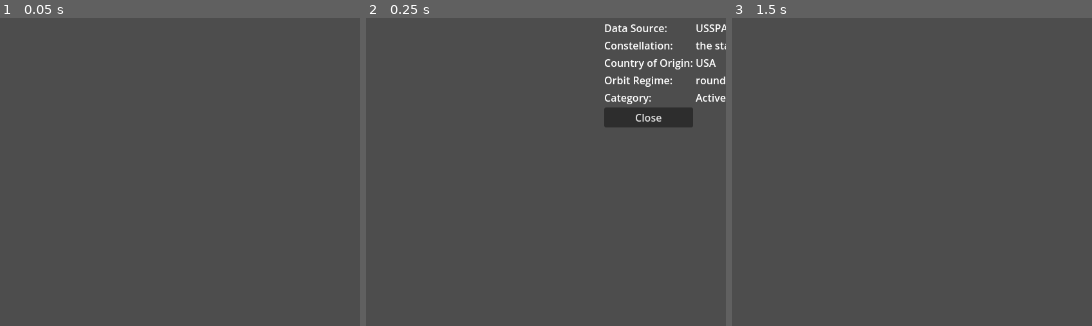
Above: before the commit, frames 1-3 (left to right).
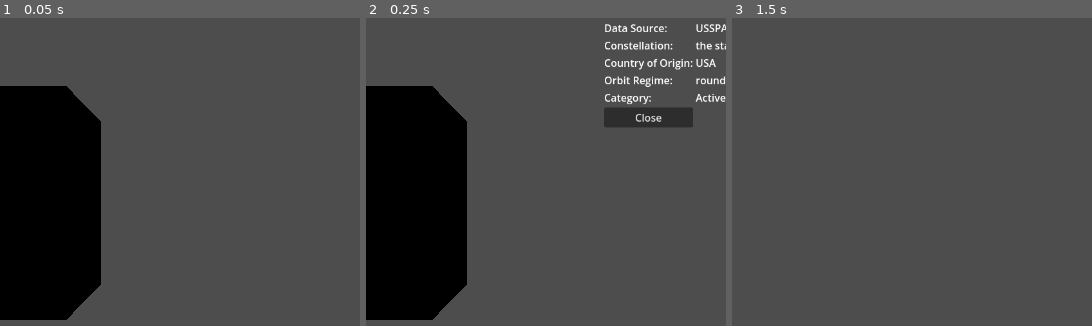
Above: after the commit, the same moments.

Repository: Capstone-Mystery-Machine/spotnik
Game: Godot game, scene res://scenes/worldspawn.tscn
Two runs of this game, one before a commit and one after it. Both use one fixed random seed, a clock stepped at 60 frames per second and the inputs below.
Inputs (mouse positions are in pixels of both pictures, inside the frame that each line leads up to):
- Up to frame 1 (0.05 s): no input
- Up to frame 2 (0.25 s): no input
- Up to frame 3 (1.5 s): tap Enter at 0.5 s; move the mouse to (991, 162) at 0.52 s; press the mouse at (991, 162) at 0.53 s; tap Space at 1.25 s; move the mouse to (894, 205) at 1.27 s; release the mouse at (894, 205) at 1.28 s; tap I at 1.35 s

The runs differ from the first frame. In frame 1, 20% of the frame differs, in the area x 0-29%, y 22-99%; in frame 2, 20%; in frame 3, nothing differs.

Commit message:
fix: reintegrate landmark node (#61)
* chore: disable debug fullscreen

* fix: reintegrate landmark node

Diff:
--- a/project.godot
+++ b/project.godot
@@ -19,7 +19,6 @@
 
 window/size/viewport_width=360
 window/size/viewport_height=800
-window/size/mode=3
 window/subwindows/embed_subwindows=false
 window/handheld/orientation=1
 
--- a/scenes/worldspawn.tscn
+++ b/scenes/worldspawn.tscn
@@ -1,14 +1,14 @@
-[gd_scene load_steps=3 format=3 uid="uid://b5ou2u38e78kf"]
+[gd_scene load_steps=4 format=3 uid="uid://b5ou2u38e78kf"]
 
 [ext_resource type="PackedScene" uid="uid://ckh0mf4o2awhw" path="res://scenes/device.tscn" id="1_tnvwq"]
-[ext_resource type="PackedScene" uid="uid://b4guvadeiue3o" path="res://scenes/satel_info_ui.tscn" id="2_cn1jf"]
+[ext_resource type="PackedScene" path="res://scenes/satel_info_ui.tscn" id="2_cn1jf"]
+[ext_resource type="PackedScene" uid="uid://df1r2r56qsixo" path="res://scenes/landmark.tscn" id="3_cojv1"]
 
 [node name="Worldspawn" type="Node3D"]
-transform = Transform3D(1, 0, 0, 0, 1, 0, 0, 0, 1, 0.16509736, 0, 0.32244444)
+
+[node name="Satel_Info_UI" parent="." instance=ExtResource("2_cn1jf")]
 
 [node name="Device" parent="." instance=ExtResource("1_tnvwq")]
 
-[node name="CSGBox3D" type="CSGBox3D" parent="."]
-transform = Transform3D(0.7183085, 0, -0.6957247, 0, 1, 0, 0.6957247, 0, 0.7183085, 2.6696434, 0, -0.06475574)
-
-[node name="Satel_Info_UI" parent="." instance=ExtResource("2_cn1jf")]
+[node name="Landmark" parent="." instance=ExtResource("3_cojv1")]
+transform = Transform3D(1, 0, 0, 0, 1, 0, 0, 0, 1, -0.98632, 0, -2.7282925)
